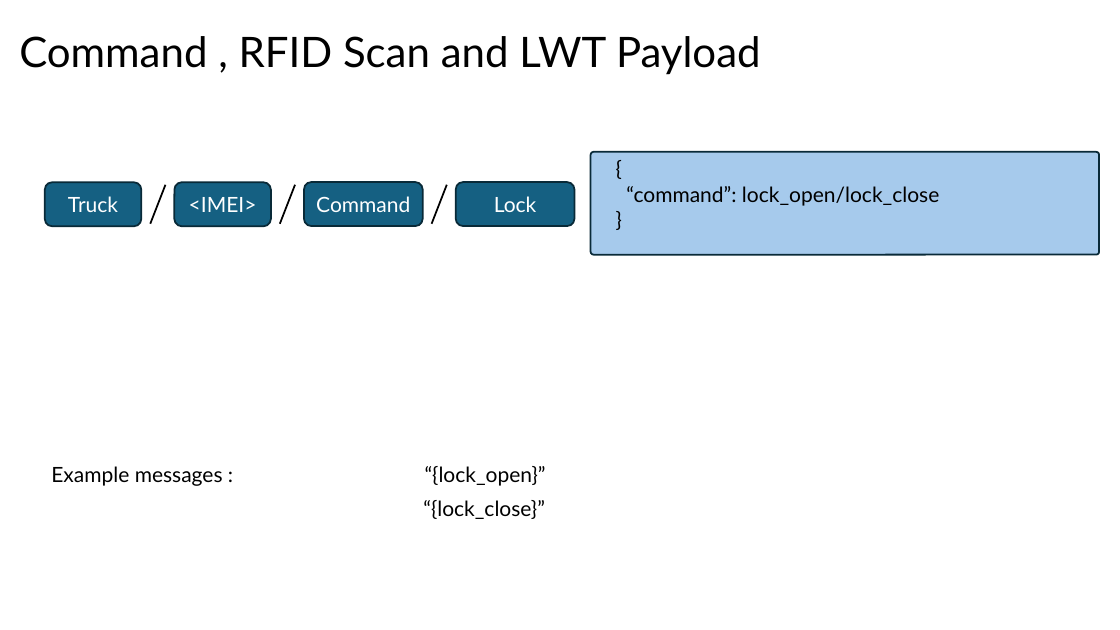
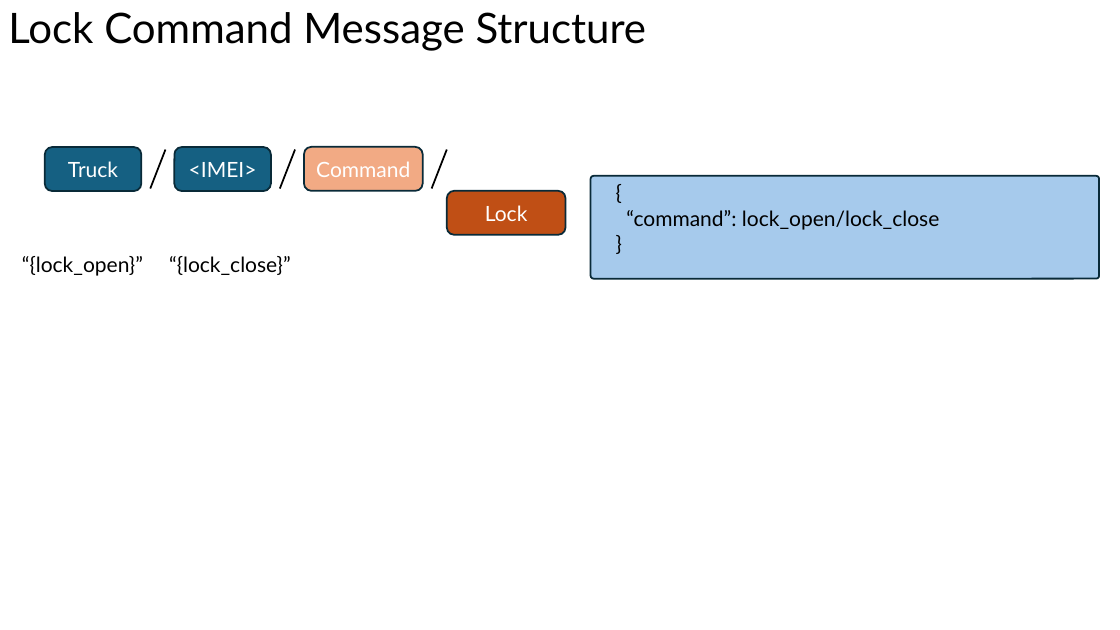
Before and after one commit to hamidrezaHemati/MQTT-AutoLock, a slide deck: slide 16 of Structure/Communication Workflow — MQTT Design & Architecture.pptx (slide 13 before the commit). Drawn at 1120x630 pixels with LibreOffice and Linux fonts; fonts in the diff are those of the drawing. Boxes give left, top, right and bottom in pixels: in the first picture for what was removed or moved away, otherwise in the second. Text is boxed around its words. In the diff, an @@ line names an element or a change of style, - is before the commit and + after.

```diff
--- a/Structure/Communication Workflow — MQTT Design & Architecture.pptx
+++ b/Structure/Communication Workflow — MQTT Design & Architecture.pptx
@@ text added at [8, 12, 647, 51], 36 pt, text #000000 @@
+Lock Command Message Structure
@@ title removed at [19, 36, 761, 75] @@
-Command , RFID Scan and LWT Payload
@@ rounded rectangle "Command" at [304, 147, 423, 191]: fill #156082 to #F2AA84 @@
@@ 3 rounded rectangles, 3 lines: place and size @@
-3 rounded rectangles, 3 lines at [45, 182, 447, 226]
+3 rounded rectangles, 3 lines at [45, 147, 447, 191]
@@ rounded rectangle: place and size @@
-rounded rectangle at [591, 152, 1099, 255]
+rounded rectangle at [591, 176, 1099, 278]
@@ text "{": place and size @@
-text "{" at [626, 186, 939, 206]
+text "{" at [626, 210, 939, 230]
@@ rounded rectangle "Lock": place and size @@
-rounded rectangle "Lock" at [456, 182, 575, 226]
+rounded rectangle "Lock" at [447, 191, 565, 234]
@@ rounded rectangle "Lock" at [447, 191, 565, 234]: fill #156082 to #C04F15 @@
@@ text "“{lock_open}”": place and size @@
-text "“{lock_open}”" at [425, 466, 546, 486]
+text "“{lock_open}”" at [22, 256, 143, 276]
@@ text "“{lock_close}”": place and size @@
-text "“{lock_close}”" at [423, 500, 545, 519]
+text "“{lock_close}”" at [169, 256, 291, 275]
@@ text removed at [51, 466, 223, 486] @@
-Example messages :
```
Also in this commit, not shown: 5 other slides changed, 5 slides added, 2 slides removed, 4 other files.
